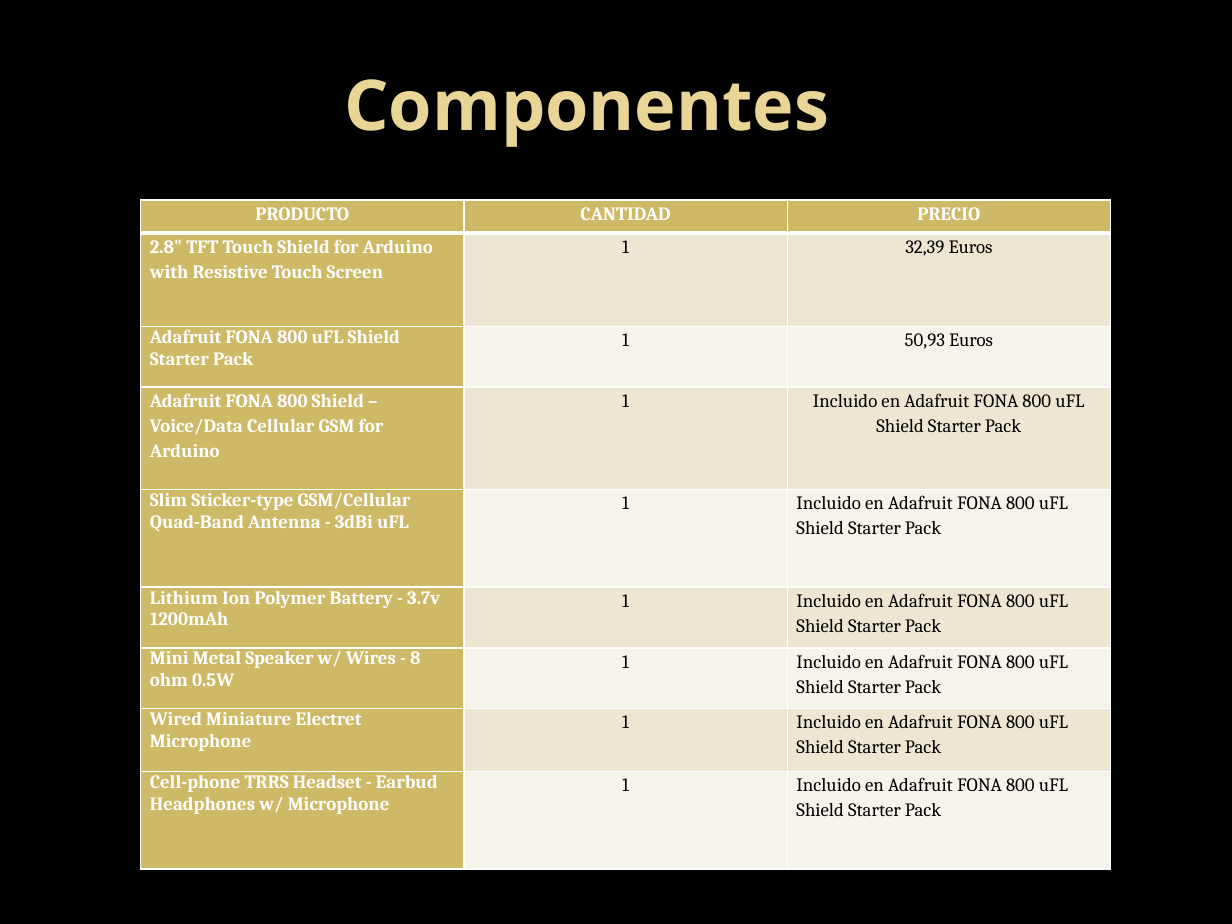
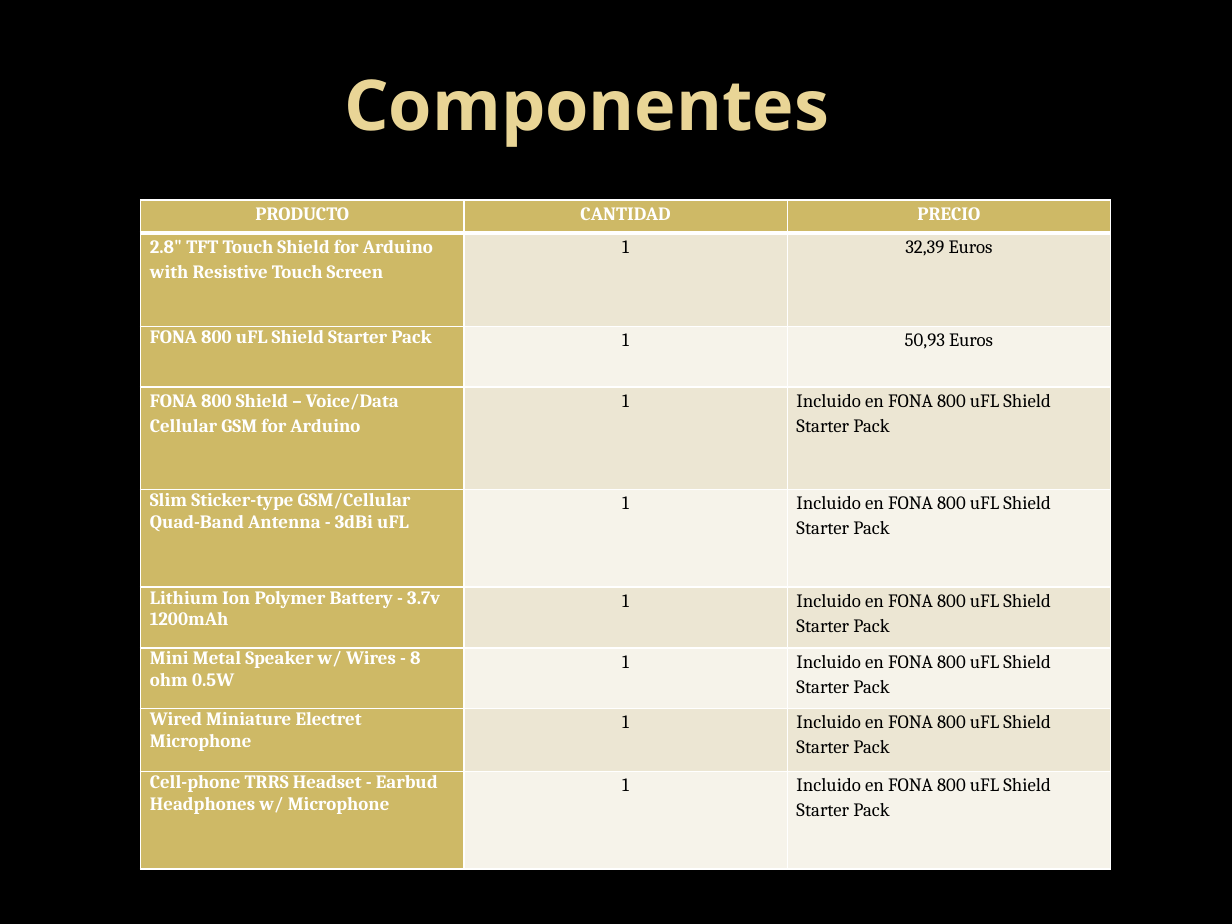
Before and after one commit to JaimeLLanos/ArduinoPhoneduino, a slide deck: slide 2 of PHONEDUINO.pptx. Drawn at 1232x924 pixels with LibreOffice and Linux fonts; fonts in the diff are those of the drawing; background and template pictures are left out. Boxes give left, top, right and bottom in pixels: in the first picture for what was removed or moved away, otherwise in the second. Text is boxed around its words. In the diff, an @@ line names an element or a change of style, - is before the commit and + after.

```diff
--- a/PHONEDUINO.pptx
+++ b/PHONEDUINO.pptx
@@ table at (140,200,1110,869) @@
-row 3, column 1: Adafruit FONA 800 uFL Shield Starter Pack
+row 3, column 1: FONA 800 uFL Shield Starter Pack
-row 4, column 1: Adafruit FONA 800 Shield – Voice/Data Cellular GSM for Arduino
+row 4, column 1: FONA 800 Shield – Voice/Data Cellular GSM for Arduino
-row 4, column 3: Incluido en Adafruit FONA 800 uFL Shield Starter Pack
+row 4, column 3: Incluido en FONA 800 uFL Shield Starter Pack
-row 5, column 3: Incluido en Adafruit FONA 800 uFL Shield Starter Pack
+row 5, column 3: Incluido en FONA 800 uFL Shield Starter Pack
-row 6, column 3: Incluido en Adafruit FONA 800 uFL Shield Starter Pack
+row 6, column 3: Incluido en FONA 800 uFL Shield Starter Pack
-row 7, column 3: Incluido en Adafruit FONA 800 uFL Shield Starter Pack
+row 7, column 3: Incluido en FONA 800 uFL Shield Starter Pack
-row 8, column 3: Incluido en Adafruit FONA 800 uFL Shield Starter Pack
+row 8, column 3: Incluido en FONA 800 uFL Shield Starter Pack
-row 9, column 3: Incluido en Adafruit FONA 800 uFL Shield Starter Pack
+row 9, column 3: Incluido en FONA 800 uFL Shield Starter Pack
```
Also in this commit, not shown: 7 other slides changed.
